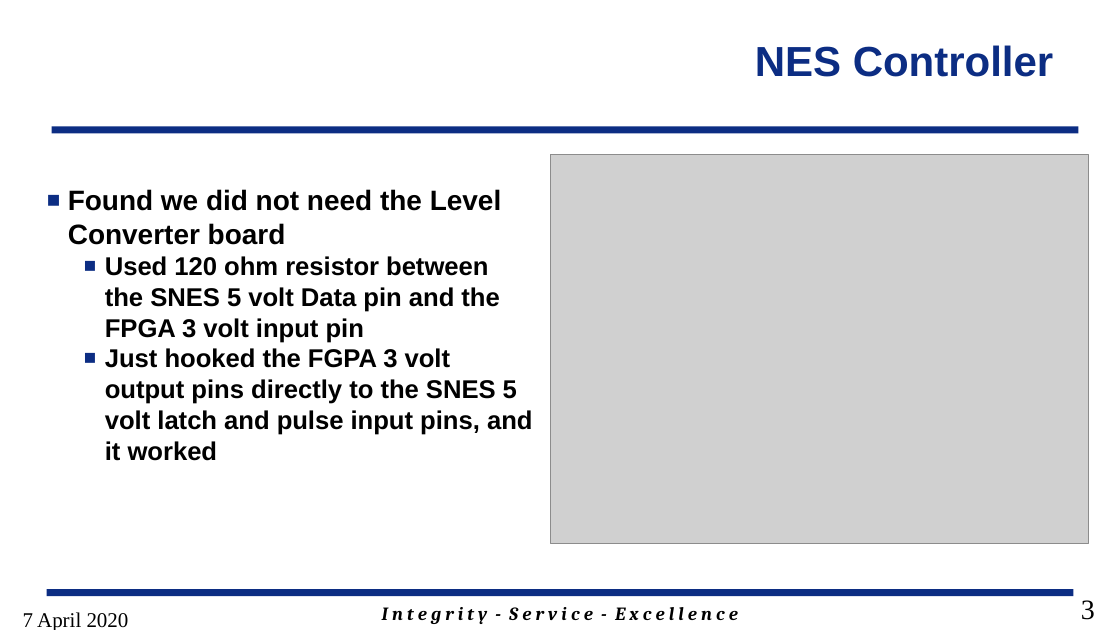
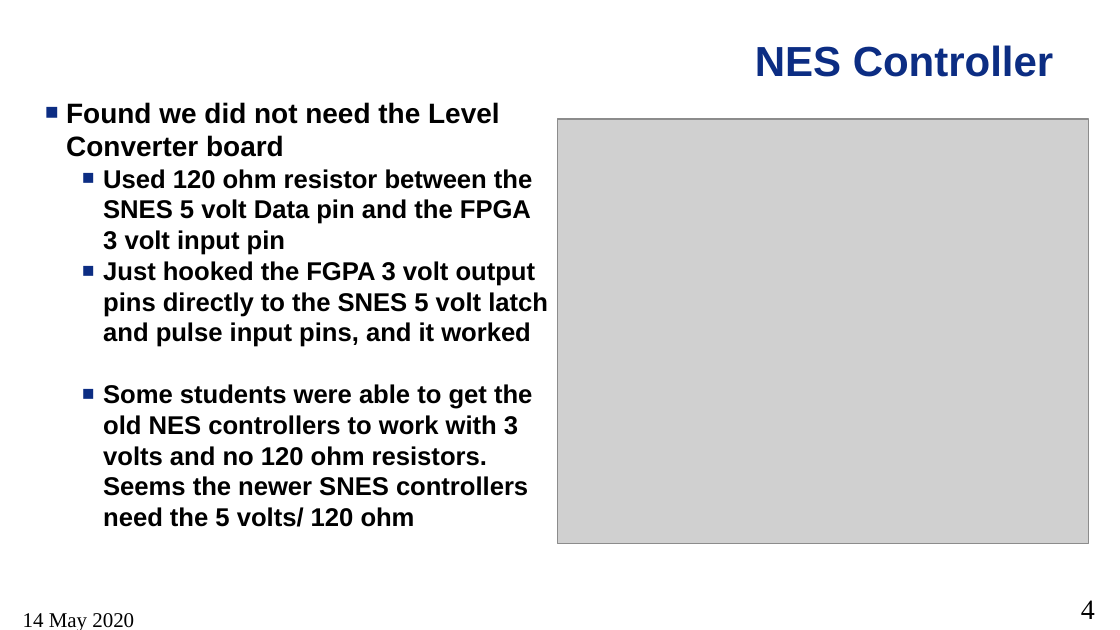
Before and after one commit to GeorgeYork/ECE383_web, a slide deck: slide 4 of datasheets/NES controller hints.pptx (slide 3 before the commit). Drawn at 1120x630 pixels with LibreOffice and Linux fonts; fonts in the diff are those of the drawing; grey boxes stand for pictures; background and template pictures are left out. Boxes give left, top, right and bottom in pixels: in the first picture for what was removed or moved away, otherwise in the second. Text is boxed around its words. In the diff, an @@ line names an element or a change of style, - is before the commit and + after.

```diff
--- a/datasheets/NES controller hints.pptx
+++ b/datasheets/NES controller hints.pptx
@@ text "Found we did not need ...": place and size @@
-text "Found we did not need ..." at [68, 189, 533, 461]
+text "Found we did not need ..." at [66, 102, 548, 527]
@@ picture: place and size @@
-picture at [551, 155, 1089, 543]
+picture at [558, 119, 1089, 543]
@@ line removed from (52, 130) to (1079, 130) @@
@@ text at [103, 384, 532, 527]: paragraph added @@
+  ■ Some students were able to get the old NES controllers to work with 3 volts and no 120 ohm resistors. Seems the newer SNES controllers need the 5 volts/ 120 ohm
@@ line removed from (47, 592) to (1073, 592) @@
@@ text at [23, 613, 134, 630]: text changed @@
-7 April 2020
+14 May 2020
@@ text removed at [382, 607, 738, 624] @@
-I n t e g r i t y - S e r v i c e - E x c e l l e n c e
@@ page number at [1081, 600, 1095, 619]: text changed @@
-3
+4
```
Also in this commit, not shown: 7 other slides changed, 1 slide removed.
